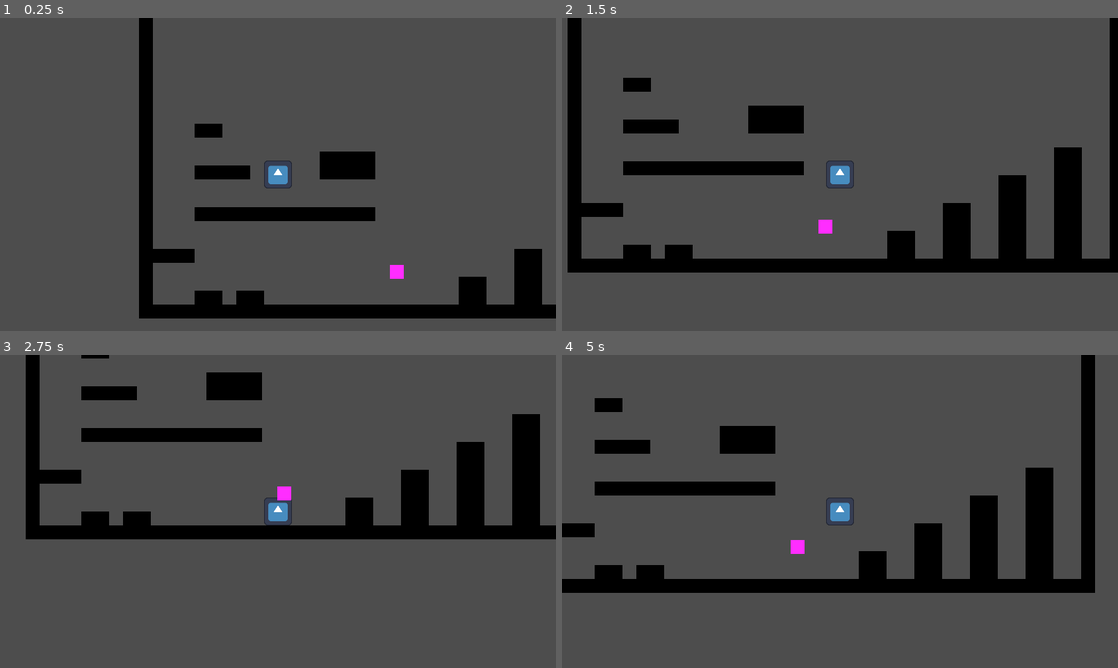
Above: before the commit, frames 1-4 (two rows, left to right).
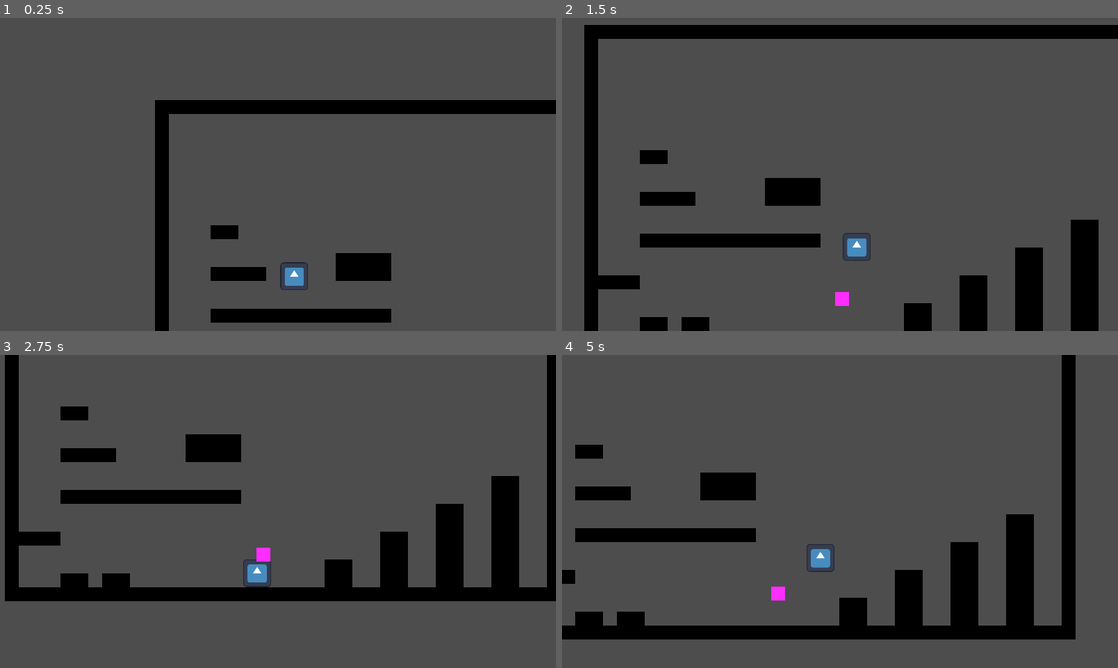
Above: after the commit, the same moments.

Repository: diego-escalante/GO2023-GrapplePack
Game: Godot game, scene res://world/world.tscn
Two runs of this game, one before a commit and one after it. Both use one fixed random seed, a clock stepped at 60 frames per second and the inputs below. The engine's default icon, where the game draws it, is replaced by a stand-in: a white triangle on a blue panel in a dark square.
Inputs (mouse positions are in pixels of both pictures, inside the frame that each line leads up to):
- Up to frame 1 (0.25 s): no input
- Up to frame 2 (1.5 s): tap Enter at 0.5 s; move the mouse to (962, 158) at 0.52 s; hold D (right) from 0.53 s (still down); tap W (jump) at 0.6, 0.77, 1.07 s; move the mouse to (728, 190) at 1.27 s; click (728, 190) at 1.35 s
- Up to frame 3 (2.75 s): tap W (jump) at 1.52, 1.55, 1.82, 2.1 s; move the mouse to (333, 442) at 2.02 s; release D (right) at 2.03 s; hold A (left) from 2.03 s (still down)
- Up to frame 4 (5 s): move the mouse to (812, 574) at 2.77 s; release A (left) at 2.78 s; hold D (right) 2.78-4.28 s; click (812, 574) at 2.85 s; tap W (jump) at 3.02, 3.05, 3.32, 3.6, 3.77, 4.07, 4.52, 4.55, 4.82 s; move the mouse to (1006, 558) at 3.52 s; move the mouse to (673, 464) at 4.27 s; hold A (left) from 4.28 s (still down); click (673, 464) at 4.35 s

The runs differ from the first frame. In frame 1, 17% of the frame differs, in the area x 25-100%, y 0-100%; in frame 2, 29%, in the area x 1-100%, y 0-100%; in frame 3, 27%; in frame 4, 25%.

Commit message:
Add following camera 2D

Diff:
--- a/camera/Camera.tscn
+++ b/camera/Camera.tscn
@@ -1,10 +1,11 @@
 [gd_scene load_steps=3 format=3 uid="uid://dwxndvq5w4qsf"]
 
-[ext_resource type="Script" path="res://camera/shaking_camera_2d.gd" id="1_l4vmx"]
+[ext_resource type="Script" path="res://camera/following_camera_2d.gd" id="1_rnxxb"]
 
-[sub_resource type="FastNoiseLite" id="FastNoiseLite_hc3jx"]
+[sub_resource type="FastNoiseLite" id="FastNoiseLite_exni3"]
 
 [node name="Camera" type="Camera2D"]
 ignore_rotation = false
-script = ExtResource("1_l4vmx")
-_noise = SubResource("FastNoiseLite_hc3jx")
+script = ExtResource("1_rnxxb")
+target_offset = Vector2(0, -64)
+_noise = SubResource("FastNoiseLite_exni3")
--- /dev/null
+++ b/camera/following_camera_2d.gd
@@ -0,0 +1,35 @@
+extends ShakingCamera2D
+class_name FollowingCamera2D
+
+@export var target: Node2D
+@export var target_offset: Vector2
+@export var follow_speed := 0.25
+@export var y_movement_jump_lock := false
+
+func _physics_process(delta: float) -> void:
+	if target == null or not is_instance_valid(target):
+		return
+
+	var new_position: Vector2
+	if follow_speed <= 0:
+		new_position = target.global_position + target_offset
+	else:
+		new_position = (
+				global_position
+				+ (target.global_position + target_offset - global_position)
+				* follow_speed * GameConsts.PIXELS_PER_UNIT
+				* delta
+		)
+
+	if y_movement_jump_lock:
+		if not target is CharacterBody2D:
+			push_warning(
+					"FollowingCamera2D target is not a character body, " +
+					"Y-movement jump lock will be disabled."
+			)
+			y_movement_jump_lock = false
+
+		if not (target as CharacterBody2D).is_on_floor():
+			new_position.y = global_position.y
+
+	global_position = new_position
--- a/player/player.tscn
+++ b/player/player.tscn
@@ -7,7 +7,6 @@
 [ext_resource type="Script" path="res://player/state_machine/player_states/grappled.gd" id="5_s3ai3"]
 [ext_resource type="Script" path="res://player/state_machine/player_states/grappling.gd" id="5_t7ult"]
 [ext_resource type="PackedScene" uid="uid://d0h6gwsg2ewh2" path="res://objects/grapple.tscn" id="6_quhdi"]
-[ext_resource type="PackedScene" uid="uid://dwxndvq5w4qsf" path="res://camera/Camera.tscn" id="8_d5pxj"]
 
 [sub_resource type="RectangleShape2D" id="RectangleShape2D_tqqhr"]
 size = Vector2(30, 31)
@@ -54,5 +53,3 @@
 
 [node name="Grappling" type="Node" parent="StateMachine"]
 script = ExtResource("5_t7ult")
-
-[node name="Camera" parent="." instance=ExtResource("8_d5pxj")]
--- a/world/world.tscn
+++ b/world/world.tscn
@@ -1,8 +1,9 @@
-[gd_scene load_steps=9 format=3 uid="uid://dhpnel4052tqj"]
+[gd_scene load_steps=10 format=3 uid="uid://dhpnel4052tqj"]
 
 [ext_resource type="Texture2D" uid="uid://dm4tr58un6aml" path="res://16x16.png" id="1_uhlyf"]
 [ext_resource type="PackedScene" uid="uid://blwf38bh4id4k" path="res://player/player.tscn" id="2_6deeh"]
 [ext_resource type="PackedScene" uid="uid://cujqblnawqesf" path="res://objects/grapple_area/grapple_area.tscn" id="3_3k67p"]
+[ext_resource type="PackedScene" uid="uid://dwxndvq5w4qsf" path="res://camera/Camera.tscn" id="4_7gjvb"]
 
 [sub_resource type="TileSetAtlasSource" id="TileSetAtlasSource_r0j2w"]
 texture = ExtResource("1_uhlyf")
@@ -60,3 +61,6 @@
 [node name="CollisionShape2D" type="CollisionShape2D" parent="OnewayPlatform"]
 shape = SubResource("RectangleShape2D_wa8tp")
 one_way_collision = true
+
+[node name="Camera" parent="." node_paths=PackedStringArray("target") instance=ExtResource("4_7gjvb")]
+target = NodePath("../Player")
Not shown: 1 places in player/player.tscn that only renumber resources
